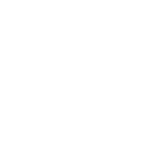
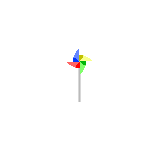
Comparing the layer stacks of the two 161 x 161 images. Changes:
added layer "n風車" above "n刀" over 67, 49, 92, 102
